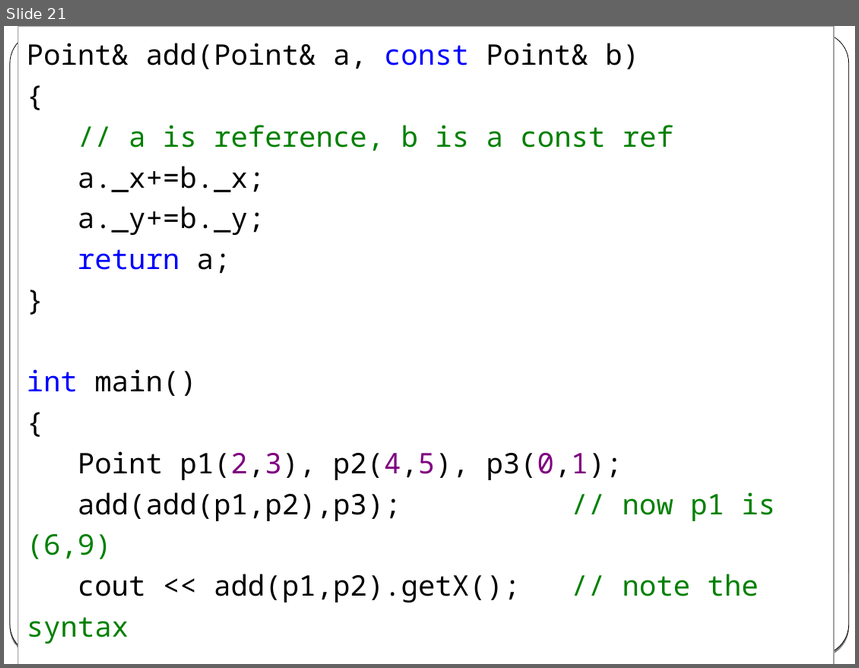
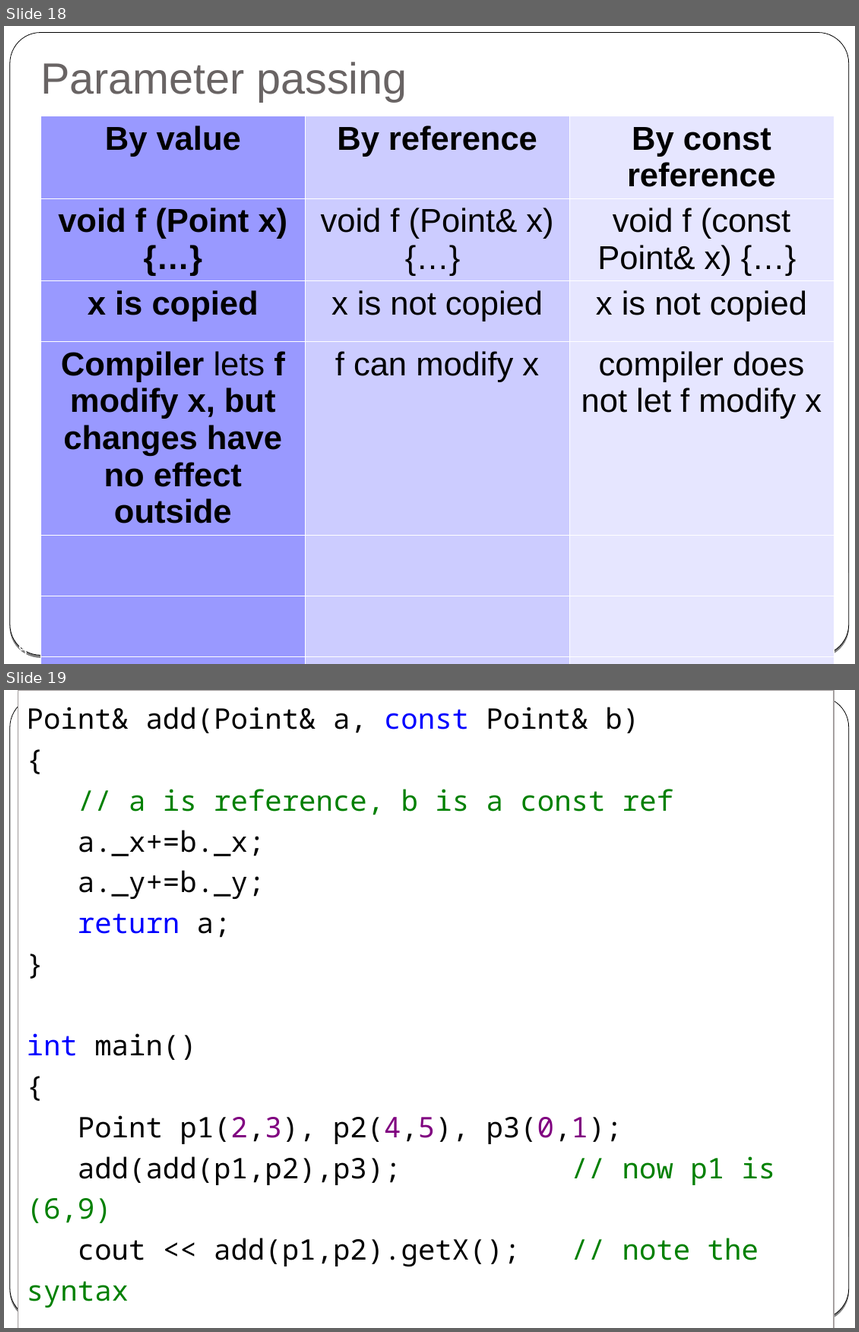
Before and after one commit to cpp-at-ariel/cpp-5778, a slide deck: week03-reference-const/slides-reference.odp. Shown one above the other, each under a label of ours: slide 21 before the commit, slides 18 and 19 after it. The pictures are 859x668 and 859x1332 pixels, drawn with LibreOffice and Linux fonts; fonts in the diff are those of the drawing. Boxes give left, top, right and bottom in pixels: in the first picture for what was removed or moved away, otherwise in the second. Text is boxed around its words. In the diff, an @@ line names an element or a change of style, - is before the commit and + after.

```diff
--- a/week03-reference-const/slides-reference.odp
+++ b/week03-reference-const/slides-reference.odp
@@ slide 18 added at (x1=4, y1=26, x2=855, y2=664), background gradient #000000 to #FFFFFF; not listed: 2 template elements that a slide beside it also shows @@
@@ title added at (x1=40, y1=62, x2=408, y2=102), 37 pt, text #696464 @@
+Parameter passing
@@ table added at (x1=40, y1=116, x2=835, y2=664), 7 rows, 3 columns @@
+By value | By reference | By const reference
+void f (Point x) {…} | void f (Point& x) {…} | void f (const Point& x) {…}
+x is copied | x is not copied | x is not copied
+Compiler lets f modify x, but changes have no effect outside | f can modify x | compiler does not let f modify x
+ |  | 
+ |  | 
+ |  | 
@@ page number added at (x1=9, y1=643, x2=27, y2=655), 14 pt, text #FFFFFF @@
+18
@@ what was slide 21 is now slide 19 @@
```
Also in this commit, not shown: 10 slides changed, 1 other slide added, 4 slides removed, 25 other files.
